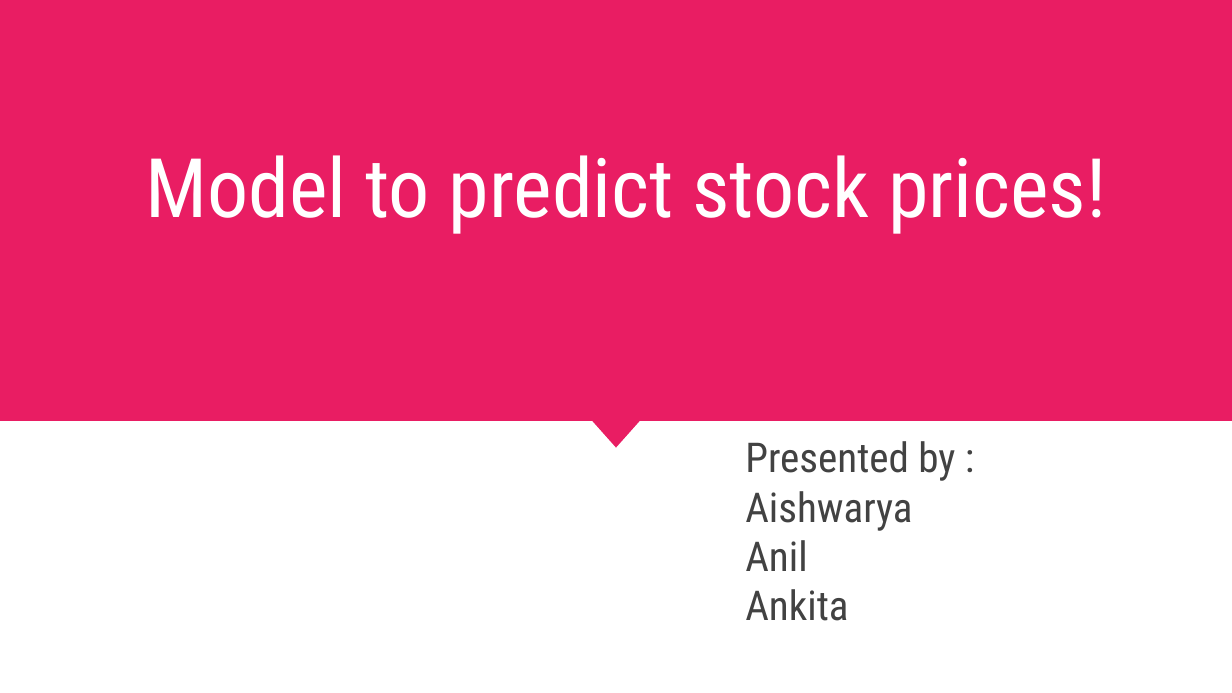
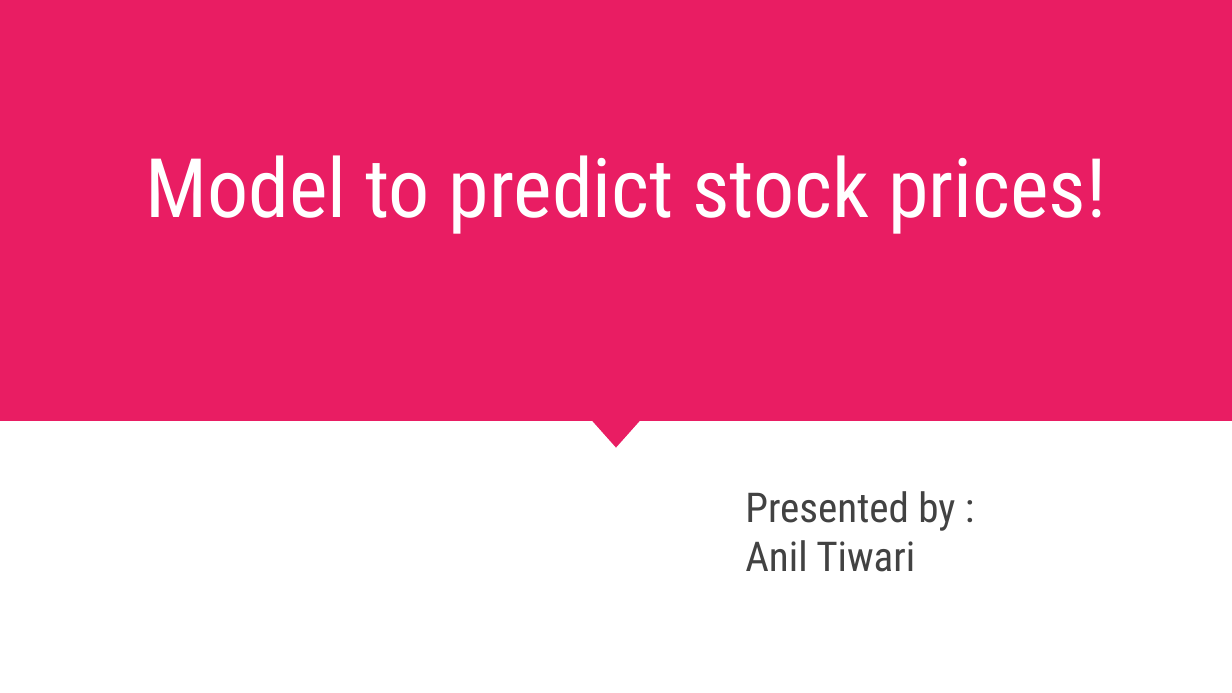
Before and after one commit to TiwariAnil/IISCStockPrediction, a slide deck: slide 1 of PPT/Model To predict stock prices!.pptx. Drawn at 1232x693 pixels with LibreOffice and Linux fonts; fonts in the diff are those of the drawing. Boxes give left, top, right and bottom in pixels: in the first picture for what was removed or moved away, otherwise in the second. Text is boxed around its words. In the diff, an @@ line names an element or a change of style, - is before the commit and + after.

```diff
--- a/PPT/Model To predict stock prices!.pptx
+++ b/PPT/Model To predict stock prices!.pptx
@@ subtitle at [745,540,915,572]: text changed @@
-Aishwarya
-Anil
-Ankita
+Anil Tiwari
```
Also in this commit, not shown: 4 other files.
